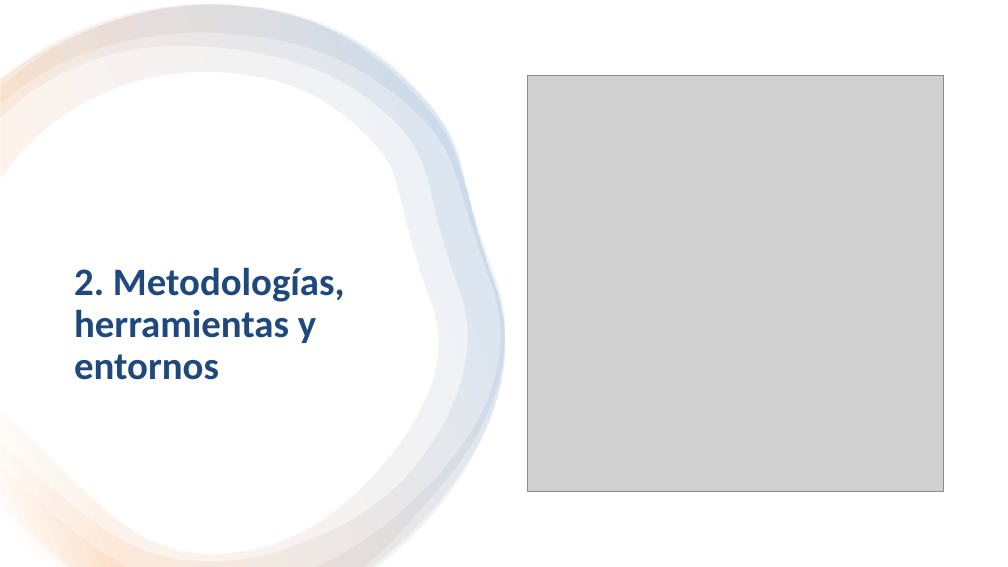
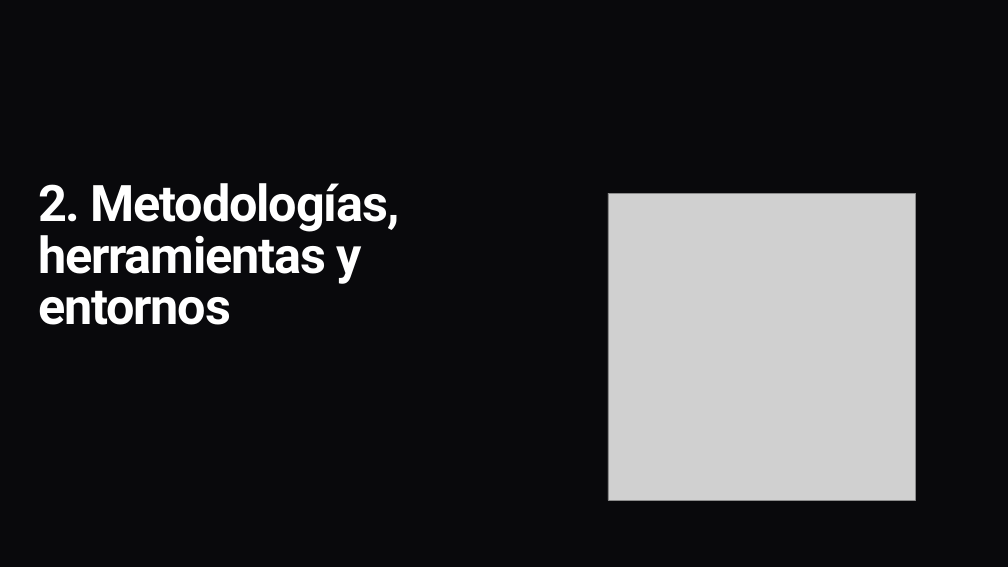
Before and after one commit to ybenzina/formacion-dotnet-junior, a slide deck: slide 12 of docs/masterclasses/masterclass-dotnet-technologies.pptx (slide 10 before the commit). Drawn at 1008x567 pixels with LibreOffice and Linux fonts; fonts in the diff are those of the drawing; grey boxes stand for pictures; background and template pictures are left out. Boxes give left, top, right and bottom in pixels: in the first picture for what was removed or moved away, otherwise in the second. Text is boxed around its words. In the diff, an @@ line names an element or a change of style, - is before the commit and + after.

```diff
--- a/docs/masterclasses/masterclass-dotnet-technologies.pptx
+++ b/docs/masterclasses/masterclass-dotnet-technologies.pptx
@@ background #FFFFFF to #09090C @@
@@ rectangle removed at [0, 0, 1008, 566] @@
@@ freeform shape removed at [0, 5, 504, 567] @@
@@ freeform shape removed at [0, 5, 504, 567] @@
@@ freeform shape removed at [0, 5, 504, 567] @@
@@ title "2. Metodologías, herramientas y entornos": place and size @@
-title "2. Metodologías, herramientas y entornos" at [74, 267, 345, 380]
+title "2. Metodologías, herramientas y entornos" at [38, 183, 400, 325]
@@ title "2. Metodologías, herramientas y entornos" at [38, 183, 400, 325]: size 37 to 48 pt, font Calibri to Roboto, text colour #1F497D to #FFFFFF, letter spacing 0 to -1.1 pt; line spacing 0.9 to 0.85 @@
@@ picture: place and size @@
-picture at [527, 76, 943, 492]
+picture at [608, 193, 916, 501]
```
Also in this commit, not shown: 8 other slides changed, 36 slides added, 16 slides removed, 9 other files.
